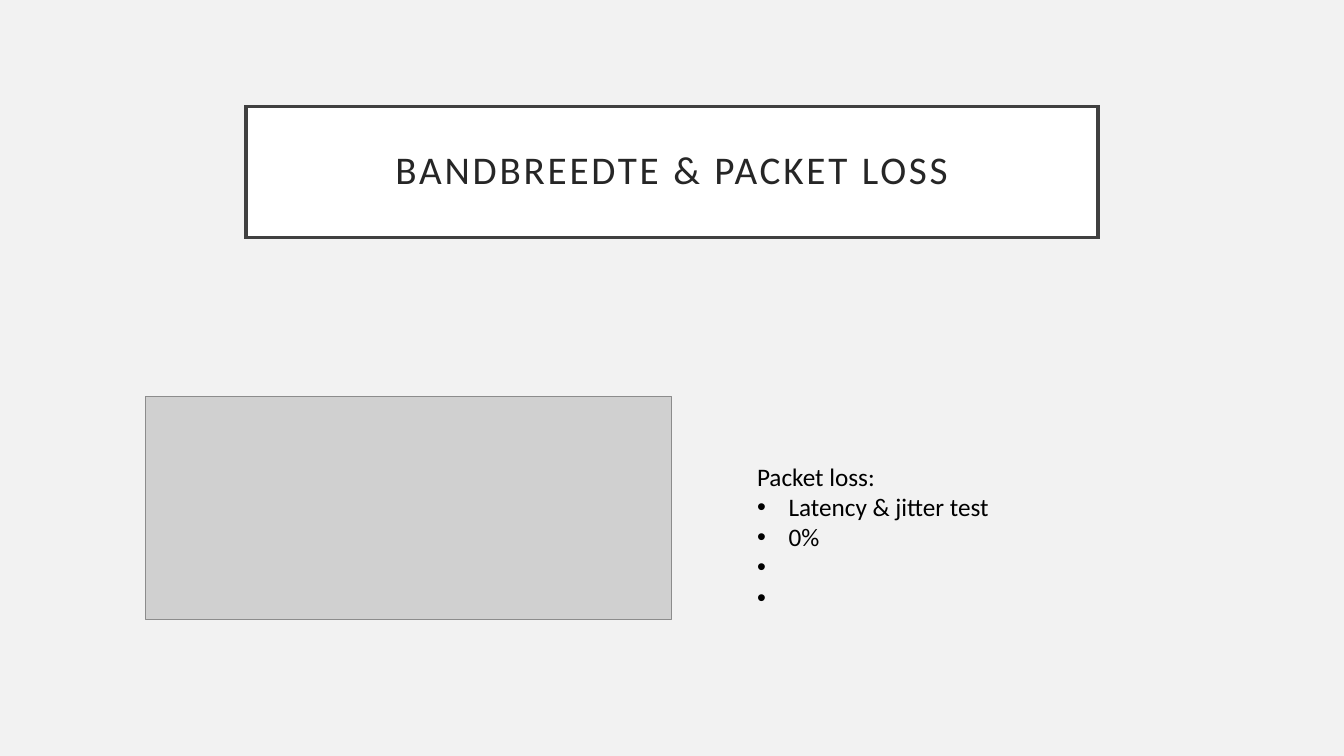
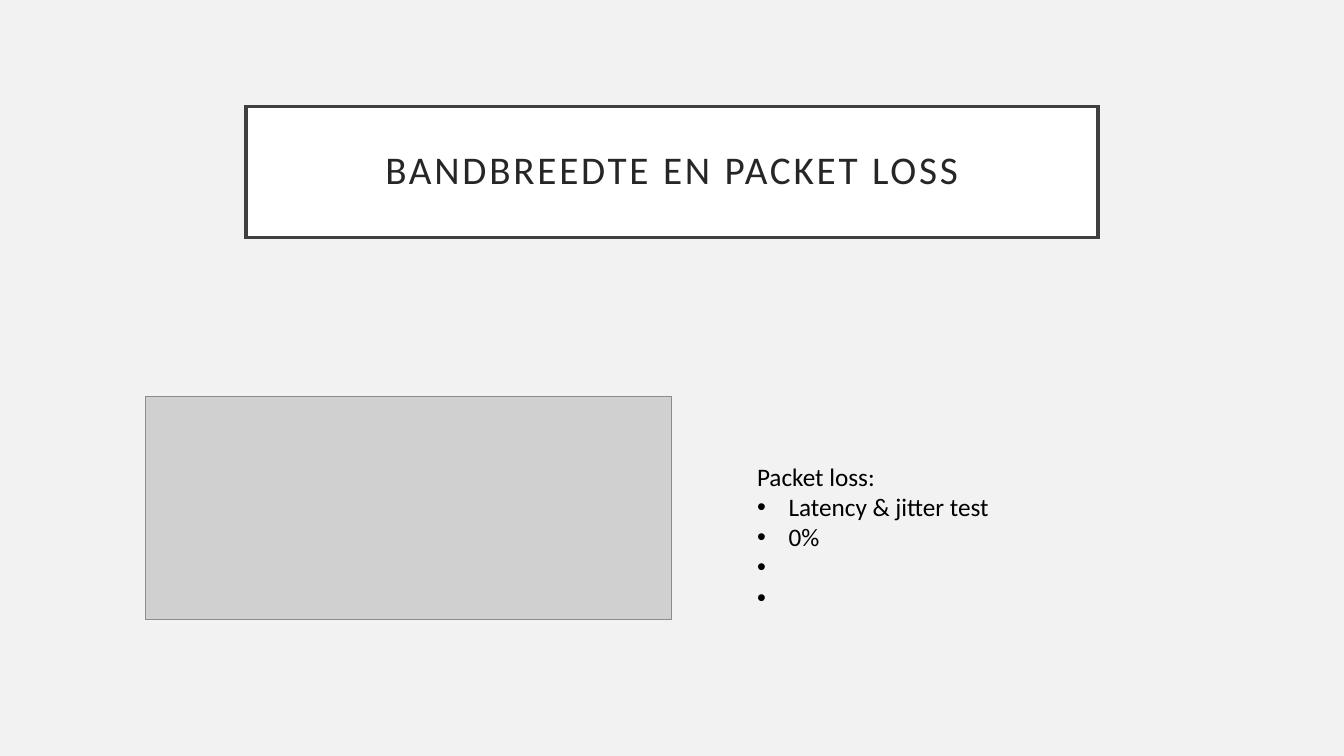
Before and after one commit to JanDeSomviele/Bachelorproef2025, a slide deck: slide 11 of Bachelorproef2025JanDeSomviele.odp. Drawn at 1344x756 pixels with LibreOffice and Linux fonts; fonts in the diff are those of the drawing; grey boxes stand for pictures. Boxes give left, top, right and bottom in pixels: in the first picture for what was removed or moved away, otherwise in the second. Text is boxed around its words. In the diff, an @@ line names an element or a change of style, - is before the commit and + after.

```diff
--- a/Bachelorproef2025JanDeSomviele.odp
+++ b/Bachelorproef2025JanDeSomviele.odp
@@ title at (x1=385, y1=158, x2=958, y2=185): text changed @@
-BANDBREEDTE & PACKET LOSS
+BANDBREEDTE EN PACKET LOSS
```
Also in this commit, not shown: 8 other slides changed, 1 other file.
